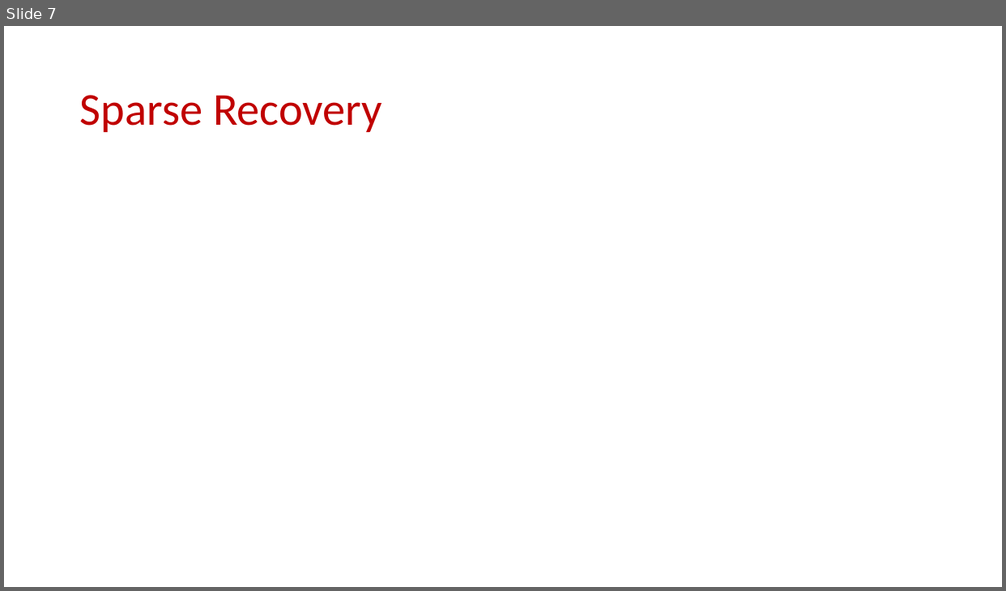
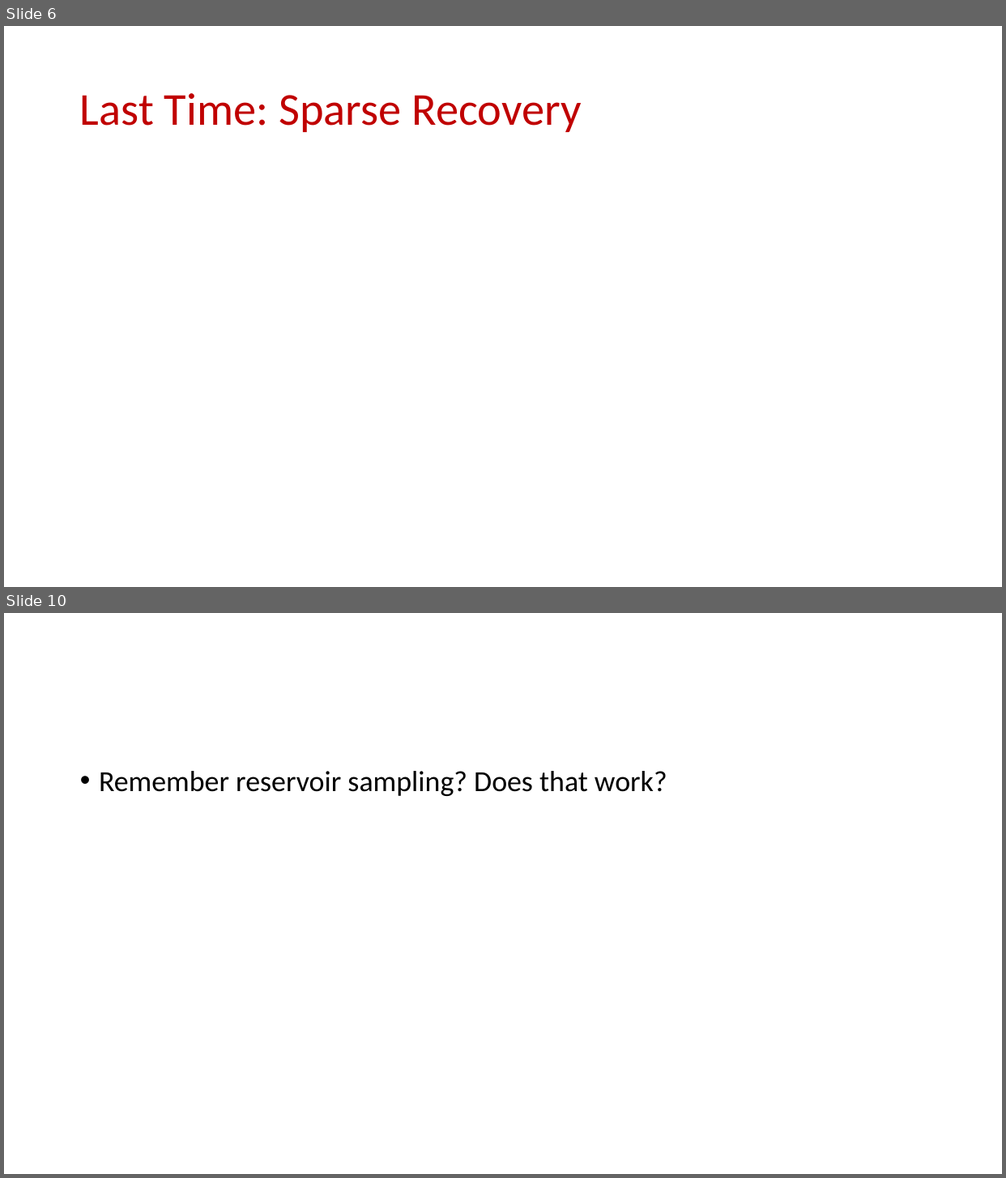
Before and after one commit to samsonzhou/samsonzhou.github.io, a slide deck: CSCE689-23/L18.pptx. Shown one above the other, each under a label of ours: slide 7 before the commit, slides 6 and 10 after it; the slides between them are not shown. The pictures are 1006x591 and 1006x1178 pixels, drawn with LibreOffice and Linux fonts; fonts in the diff are those of the drawing; grey boxes stand for pictures. Boxes give left, top, right and bottom in pixels: in the first picture for what was removed or moved away, otherwise in the second. Text is boxed around its words. In the diff, an @@ line names an element or a change of style, - is before the commit and + after.

```diff
--- a/CSCE689-23/L18.pptx
+++ b/CSCE689-23/L18.pptx
@@ slide 10 added at (x1=4, y1=613, x2=1002, y2=1174), background #FFFFFF @@
@@ text added at (x1=99, y1=771, x2=667, y2=796), 28 pt, text #000000 @@
+• Remember reservoir sampling? Does that work?
@@ what was slide 7 is now slide 6 @@
@@ slide 6 changed as well @@
@@ title at (x1=80, y1=93, x2=581, y2=132): text changed @@
-Sparse Recovery
+Last Time: Sparse Recovery
```
Also in this commit, not shown: 1 other slide changed, 25 other slides added, 64 slides removed, 6 other files.
